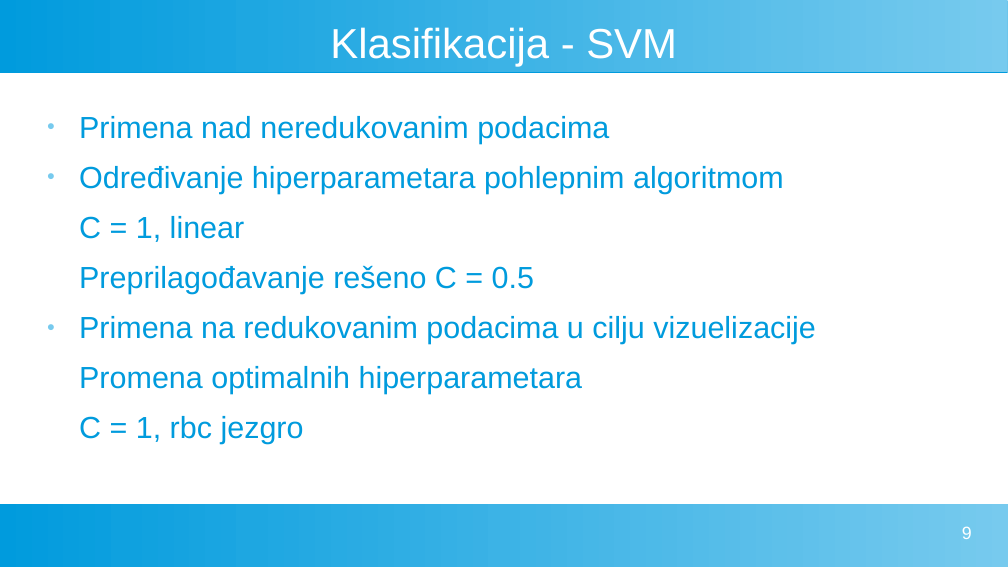
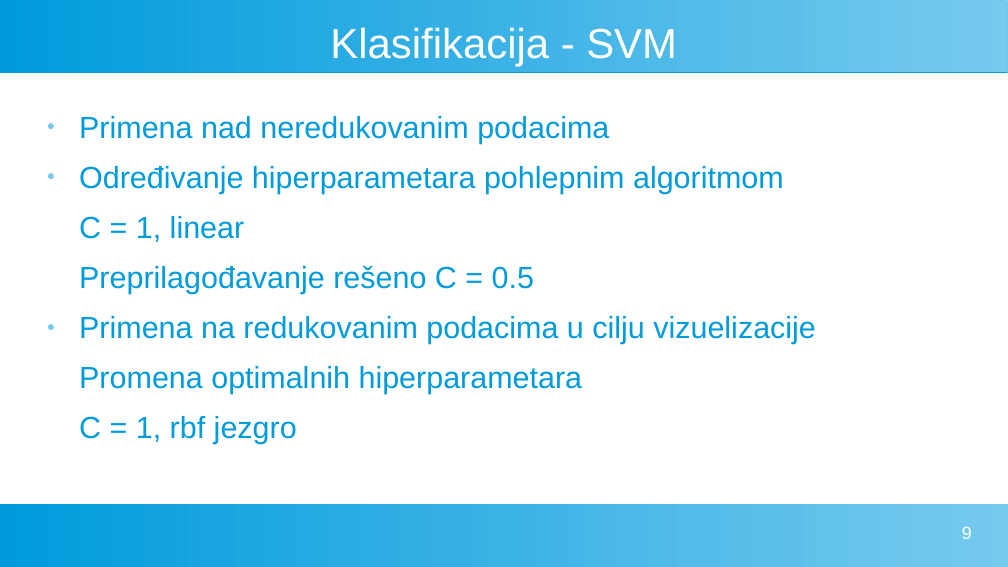
Before and after one commit to MATF-istrazivanje-podataka-1/2023_Data_Mining_Poetry_Dataset, a slide deck: slide 9 of pres.odp. Drawn at 1008x567 pixels with LibreOffice and Linux fonts; fonts in the diff are those of the drawing. Boxes give left, top, right and bottom in pixels: in the first picture for what was removed or moved away, otherwise in the second. Text is boxed around its words. In the diff, an @@ line names an element or a change of style, - is before the commit and + after.

```diff
--- a/pres.odp
+++ b/pres.odp
@@ text at bbox=[79, 416, 297, 444]: text changed @@
-C = 1, rbc jezgro
+C = 1, rbf jezgro
```
Also in this commit, not shown: 4 other slides changed, 5 slides added, 29 other files.
